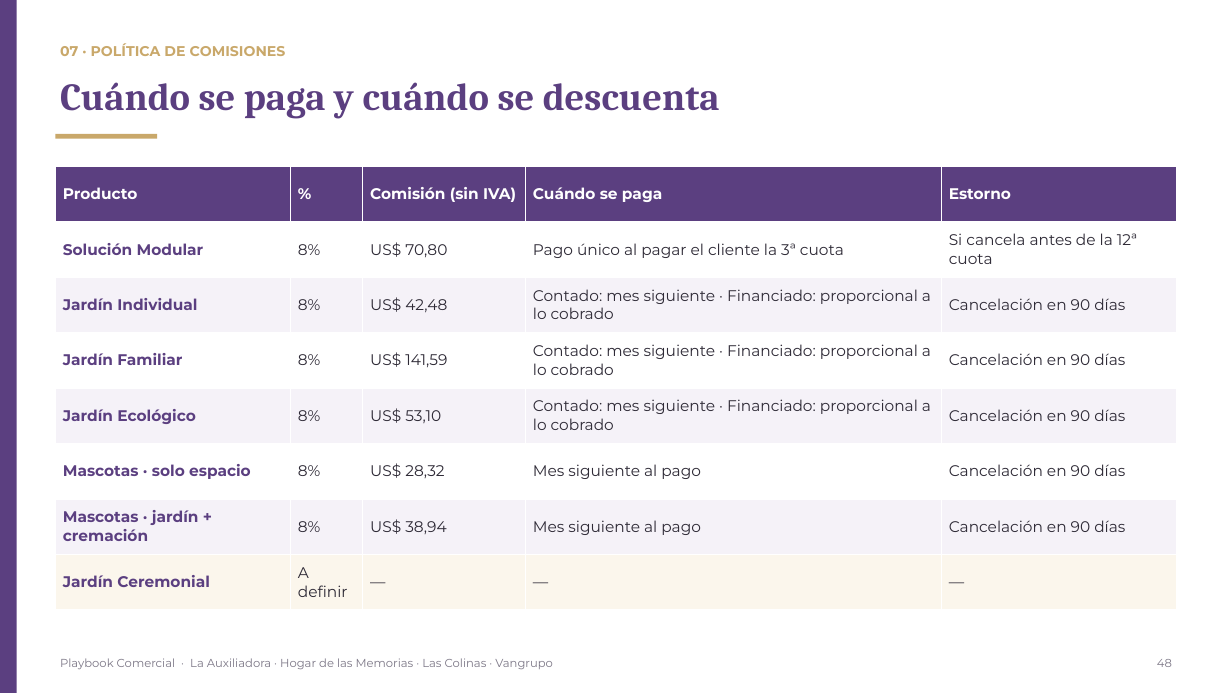
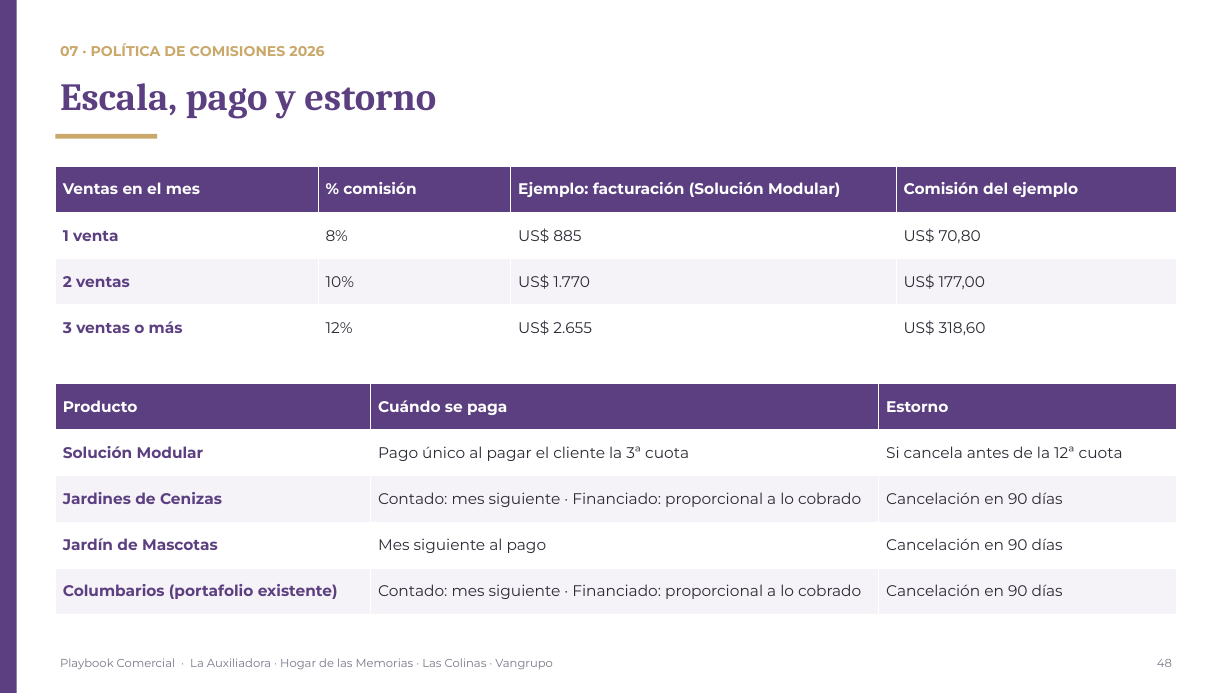
Before and after one commit to os267/teste, a slide deck: slide 48 of playbook/salida/Playbook_Comercial_Cremacion_Vangrupo.pptx. Drawn at 1232x693 pixels with LibreOffice and Linux fonts; fonts in the diff are those of the drawing. Boxes give left, top, right and bottom in pixels: in the first picture for what was removed or moved away, otherwise in the second. Text is boxed around its words. In the diff, an @@ line names an element or a change of style, - is before the commit and + after.

```diff
--- a/playbook/salida/Playbook_Comercial_Cremacion_Vangrupo.pptx
+++ b/playbook/salida/Playbook_Comercial_Cremacion_Vangrupo.pptx
@@ text at (60, 43, 324, 56): text changed @@
-07 · POLÍTICA DE COMISIONES
+07 · POLÍTICA DE COMISIONES 2026
@@ text at (60, 83, 436, 119): text changed @@
-Cuándo se paga y cuándo se descuenta
+Escala, pago y estorno
@@ table added at (55, 166, 1177, 351), 4 rows, 4 columns @@
+Ventas en el mes | % comisión | Ejemplo: facturación (Solución Modular) | Comisión del ejemplo
+1 venta | 8% | US$ 885 | US$ 70,80
+2 ventas | 10% | US$ 1.770 | US$ 177,00
+3 ventas o más | 12% | US$ 2.655 | US$ 318,60
@@ table at (55, 384, 1177, 615) @@
-Producto | % | Comisión (sin IVA) | Cuándo se paga | Estorno
-Solución Modular | 8% | US$ 70,80 | Pago único al pagar el cliente la 3ª cuota | Si cancela antes de la 12ª cuota
-Jardín Individual | 8% | US$ 42,48 | Contado: mes siguiente · Financiado: proporcional a lo cobrado | Cancelación en 90 días
-Jardín Familiar | 8% | US$ 141,59 | Contado: mes siguiente · Financiado: proporcional a lo cobrado | Cancelación en 90 días
-Jardín Ecológico | 8% | US$ 53,10 | Contado: mes siguiente · Financiado: proporcional a lo cobrado | Cancelación en 90 días
-Mascotas · solo espacio | 8% | US$ 28,32 | Mes siguiente al pago | Cancelación en 90 días
-Mascotas · jardín + cremación | 8% | US$ 38,94 | Mes siguiente al pago | Cancelación en 90 días
-Jardín Ceremonial | A definir | — | — | —
+Producto | Cuándo se paga | Estorno
+Solución Modular | Pago único al pagar el cliente la 3ª cuota | Si cancela antes de la 12ª cuota
+Jardines de Cenizas | Contado: mes siguiente · Financiado: proporcional a lo cobrado | Cancelación en 90 días
+Jardín de Mascotas | Mes siguiente al pago | Cancelación en 90 días
+Columbarios (portafolio existente) | Contado: mes siguiente · Financiado: proporcional a lo cobrado | Cancelación en 90 días
@@ table: place and size @@
-table at (55, 166, 1176, 610)
+table at (55, 384, 1177, 615)
```
Also in this commit, not shown: 3 other slides changed, 13 other files.
